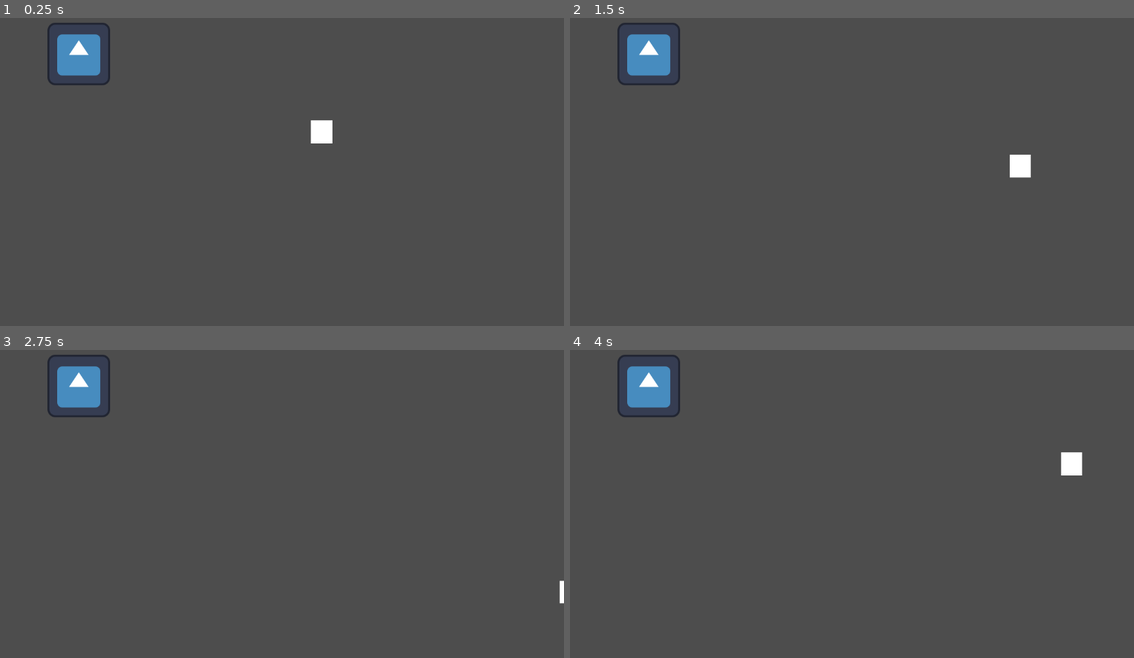
Above: before the commit, frames 1-4 (two rows, left to right).
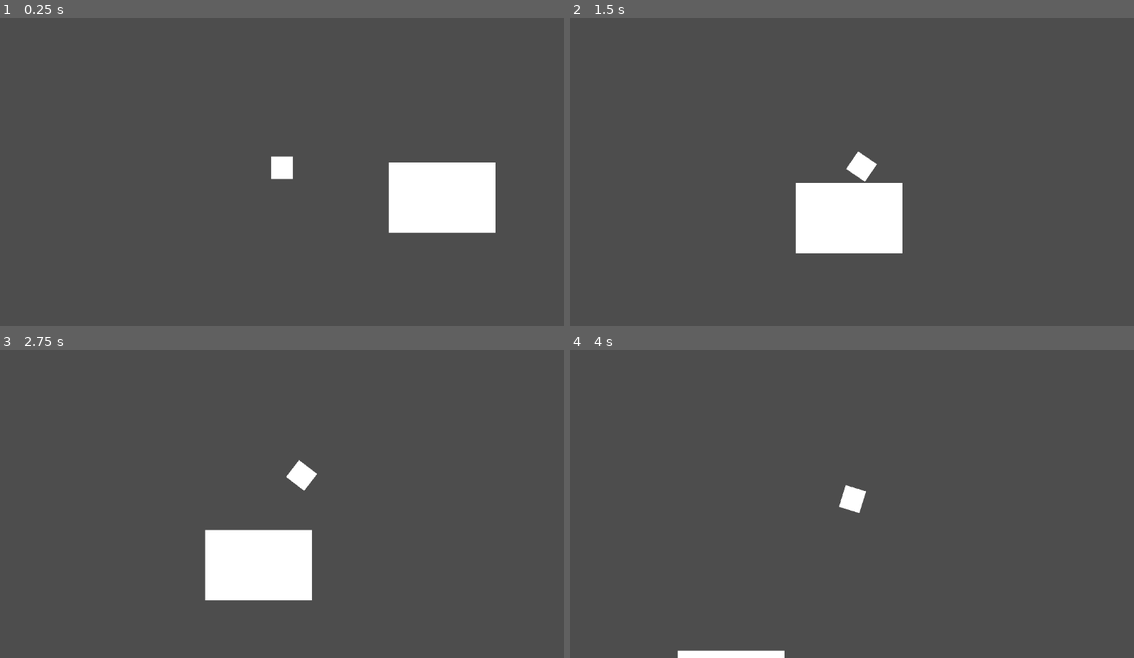
Above: after the commit, the same moments.

Repository: TobiasDemuth/gj_game
Game: Godot game, scene res://Scenes/main.tscn
The game is run twice, just before and just after one commit, with the same random seed, the same clock (stepped at 60 frames per second) and the same inputs. The engine's default icon, where the game draws it, is replaced by a stand-in: a white triangle on a blue panel in a dark square.
Inputs (mouse positions are in pixels of both pictures, inside the frame that each line leads up to):
- Up to frame 1 (0.25 s): no input
- Up to frame 2 (1.5 s): tap Enter at 0.5 s; move the mouse to (976, 150) at 0.52 s; hold Right (ui_right) 0.53-1.28 s; hold Space (move_dash, bound only after the commit) 0.53-1.28 s; move the mouse to (739, 184) at 1.27 s; hold Down (ui_down) from 1.28 s (still down); tap Space (move_dash, bound only after the commit) at 1.35 s
- Up to frame 3 (2.75 s): move the mouse to (338, 430) at 2.02 s; release Down (ui_down) at 2.03 s; hold Right (ui_right) from 2.03 s (still down); hold Space (move_dash, bound only after the commit) from 2.03 s (still down)
- Up to frame 4 (4 s): move the mouse to (823, 562) at 2.77 s; release Right (ui_right) at 2.78 s; release Space (move_dash, bound only after the commit) at 2.78 s; hold Up (ui_up) 2.78-3.53 s; tap Space (move_dash, bound only after the commit) at 2.85 s; move the mouse to (1021, 547) at 3.52 s; hold Left (ui_left) from 3.53 s (still down); hold Space (move_dash, bound only after the commit) from 3.53 s (still down)

The runs differ from the first frame. In frame 1, 6.2% of the frame differs, in the area x 8-88%, y 1-70%; in frame 2, 6.2%; in frame 3, 6.0%; in frame 4, 2.4%.

Commit message:
Cleaned movement with friction, added new inputs for movement and dash, added dash, added camera gameobject and camchase script

Diff:
--- a/Scenes/main.tscn
+++ b/Scenes/main.tscn
@@ -1,22 +1,32 @@
-[gd_scene load_steps=4 format=3 uid="uid://d2vwn7x6wsqx"]
+[gd_scene load_steps=6 format=3 uid="uid://d2vwn7x6wsqx"]
 
-[ext_resource type="Texture2D" uid="uid://dyf4qm44bmn0o" path="res://icon.svg" id="1_jjgbg"]
-[ext_resource type="Script" uid="uid://c65xg4ii1iri3" path="res://Scripts/PlayerMovement.gd" id="2_bo1nx"]
+[ext_resource type="Script" uid="uid://b1n5a8hrgitd4" path="res://Scripts/Camera/ChasePlayer.gd" id="2_8gbba"]
+[ext_resource type="Script" uid="uid://c65xg4ii1iri3" path="res://Scripts/Player/PlayerMovement.gd" id="2_bo1nx"]
 
 [sub_resource type="CanvasTexture" id="CanvasTexture_bo1nx"]
 
+[sub_resource type="RectangleShape2D" id="RectangleShape2D_jjgbg"]
+size = Vector2(45, 48)
+
+[sub_resource type="CanvasTexture" id="CanvasTexture_8gbba"]
+
 [node name="Node2D" type="Node2D"]
 
-[node name="Icon" type="Sprite2D" parent="."]
-position = Vector2(161, 91)
-texture = ExtResource("1_jjgbg")
-
 [node name="CharacterBody2D" type="CharacterBody2D" parent="."]
-position = Vector2(636, 228)
 script = ExtResource("2_bo1nx")
-speed = 350
 
 [node name="Sprite2D" type="Sprite2D" parent="CharacterBody2D"]
-position = Vector2(21.250004, 22.750002)
 scale = Vector2(43.500008, 46.500004)
 texture = SubResource("CanvasTexture_bo1nx")
+
+[node name="CollisionShape2D" type="CollisionShape2D" parent="CharacterBody2D"]
+shape = SubResource("RectangleShape2D_jjgbg")
+debug_color = Color(0.973368, 0, 0.437854, 0.41960785)
+
+[node name="Camera2D" type="Camera2D" parent="."]
+script = ExtResource("2_8gbba")
+
+[node name="Sprite2D" type="Sprite2D" parent="."]
+position = Vector2(327.25, 61)
+scale = Vector2(-218.5, 144)
+texture = SubResource("CanvasTexture_8gbba")
--- /dev/null
+++ b/Scripts/Camera/ChasePlayer.gd
@@ -0,0 +1,10 @@
+extends Camera2D
+
+@onready var target: CharacterBody2D = get_node("../CharacterBody2D")
+@export var chaseSpeed: float = 5
+@export var camToPlayerOffset: Vector2 = Vector2.ZERO
+
+func _physics_process(delta: float) -> void:
+	if target:
+		var targetPos: Vector2 = target.position + camToPlayerOffset
+		position = position.lerp(targetPos, chaseSpeed * delta)
--- /dev/null
+++ b/Scripts/Player/PlayerMovement.gd
@@ -0,0 +1,57 @@
+extends CharacterBody2D
+
+@export var movementSpeed: float = 400;
+@export var movementDeceleration: float = 1000;
+
+@export var rotationSpeed: float = 8;
+var rotationDirection: Vector2 = Vector2.ZERO
+
+@export var dashSpeed: float = 600;
+@export var dashDeceleration: float = 1500;
+@export var dashDuration: float = 0.8;
+@export var dashCooldown: float = 2;
+var dashDirection: Vector2 = Vector2.ZERO
+var isDashing: bool = false
+var canDash: bool = true
+var dashTimer: float = 0
+var dashCooldownTimer: float = 1.5
+
+func _physics_process(delta: float) -> void:
+	if dashCooldownTimer > dashCooldown:
+		canDash = true
+	else:
+		dashCooldownTimer += delta
+
+	if Input.is_action_pressed("move_dash") and canDash:
+		dashCooldownTimer = 0
+		canDash = false
+		isDashing = true
+
+	if !isDashing:
+		var movementDirection: Vector2 = Vector2(
+			Input.get_action_raw_strength("move_right") - Input.get_action_raw_strength("move_left"),
+			Input.get_action_raw_strength("move_down") - Input.get_action_raw_strength("move_up")
+		).normalized()
+
+		rotationDirection = (get_global_mouse_position() - position).normalized()
+
+		if movementDirection.length() > 0:
+			velocity = movementDirection * movementSpeed
+		else:
+			velocity = velocity.move_toward(Vector2.ZERO, movementDeceleration * delta)
+
+		if rotationDirection.length() > 0:
+			rotation = lerp_angle(rotation, rotationDirection.angle(), rotationSpeed * delta)
+	else:
+		dashTimer += delta
+		if dashTimer < dashDuration:
+			var diff = dashDuration - dashTimer
+			if diff > dashDuration / 2:
+				velocity = rotationDirection * dashSpeed
+			else:
+				velocity = velocity.move_toward(Vector2.ZERO, dashDeceleration * delta)
+		else:
+			dashTimer = 0
+			isDashing = false
+
+	move_and_slide()
--- a/Scripts/PlayerMovement.gd
+++ /dev/null
@@ -1,12 +0,0 @@
-extends CharacterBody2D
-
-@export var speed = 5;
-
-func _physics_process(delta: float) -> void:
-	var direction = Vector2.ZERO;
-	direction.x = Input.get_action_raw_strength("ui_right") - Input.get_action_raw_strength("ui_left")
-	direction.y = Input.get_action_raw_strength("ui_down") - Input.get_action_raw_strength("ui_up")
-	direction = direction.normalized()
-
-	velocity = direction * speed
-	move_and_slide()
--- a/project.godot
+++ b/project.godot
@@ -15,6 +15,34 @@
 config/features=PackedStringArray("4.5", "GL Compatibility")
 config/icon="res://icon.svg"
 
+[input]
+
+move_up={
+"deadzone": 0.2,
+"events": [Object(InputEventKey,"resource_local_to_scene":false,"resource_name":"","device":-1,"window_id":0,"alt_pressed":false,"shift_pressed":false,"ctrl_pressed":false,"meta_pressed":false,"pressed":false,"keycode":0,"physical_keycode":87,"key_label":0,"unicode":119,"location":0,"echo":false,"script":null)
+]
+}
+move_down={
+"deadzone": 0.2,
+"events": [Object(InputEventKey,"resource_local_to_scene":false,"resource_name":"","device":-1,"window_id":0,"alt_pressed":false,"shift_pressed":false,"ctrl_pressed":false,"meta_pressed":false,"pressed":false,"keycode":0,"physical_keycode":83,"key_label":0,"unicode":115,"location":0,"echo":false,"script":null)
+]
+}
+move_left={
+"deadzone": 0.2,
+"events": [Object(InputEventKey,"resource_local_to_scene":false,"resource_name":"","device":-1,"window_id":0,"alt_pressed":false,"shift_pressed":false,"ctrl_pressed":false,"meta_pressed":false,"pressed":false,"keycode":0,"physical_keycode":65,"key_label":0,"unicode":97,"location":0,"echo":false,"script":null)
+]
+}
+move_right={
+"deadzone": 0.2,
+"events": [Object(InputEventKey,"resource_local_to_scene":false,"resource_name":"","device":-1,"window_id":0,"alt_pressed":false,"shift_pressed":false,"ctrl_pressed":false,"meta_pressed":false,"pressed":false,"keycode":0,"physical_keycode":68,"key_label":0,"unicode":100,"location":0,"echo":false,"script":null)
+]
+}
+move_dash={
+"deadzone": 0.2,
+"events": [Object(InputEventKey,"resource_local_to_scene":false,"resource_name":"","device":-1,"window_id":0,"alt_pressed":false,"shift_pressed":false,"ctrl_pressed":false,"meta_pressed":false,"pressed":false,"keycode":0,"physical_keycode":32,"key_label":0,"unicode":32,"location":0,"echo":false,"script":null)
+]
+}
+
 [rendering]
 
 renderer/rendering_method="gl_compatibility"
Not shown, added: Scripts/Camera/ChasePlayer.gd.uid
Renamed: Scripts/PlayerMovement.gd.uid -> Scripts/Player/PlayerMovement.gd.uid
